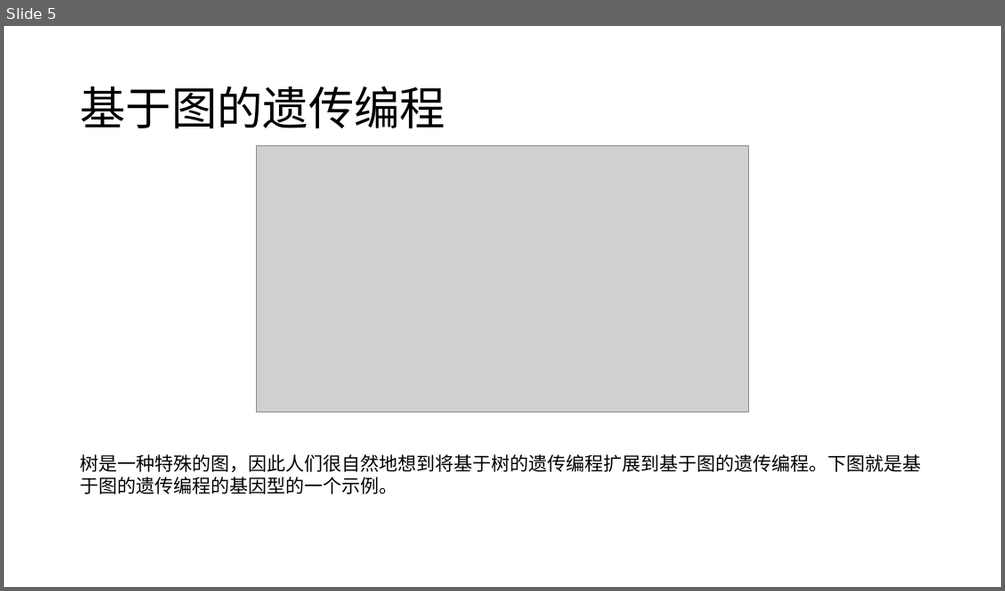
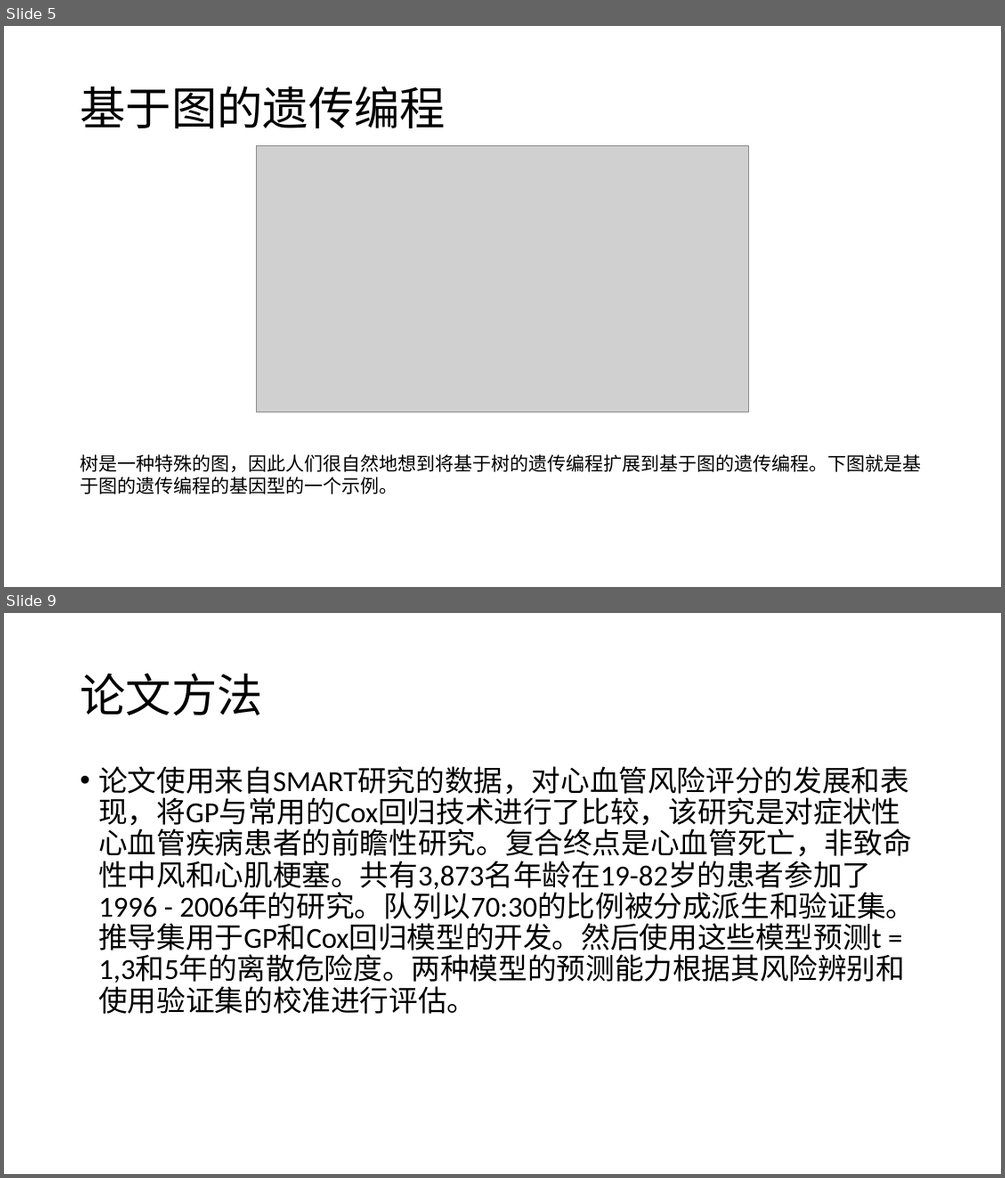
Before and after one commit to likaihz/EAS, a slide deck: dongjianzhou/slide.pptx. Shown one above the other, each under a label of ours: slide 5 before the commit, slides 5 and 9 after it; the slides between them are not shown. The pictures are 1005x591 and 1005x1178 pixels, drawn with LibreOffice and Linux fonts; fonts in the diff are those of the drawing; grey boxes stand for pictures. Boxes give left, top, right and bottom in pixels: in the first picture for what was removed or moved away, otherwise in the second. Text is boxed around its words. In the diff, an @@ line names an element or a change of style, - is before the commit and + after.

Commit message:
修改slide,添加了论文的大众情况

```diff
--- a/dongjianzhou/slide.pptx
+++ b/dongjianzhou/slide.pptx
@@ slide 9 added at (x1=4, y1=613, x2=1001, y2=1174), background #FFFFFF @@
@@ title added at (x1=80, y1=673, x2=262, y2=715), 44 pt, text #000000 @@
+论文方法
@@ text added at (x1=98, y1=766, x2=914, y2=1013), 28 pt, text #000000 @@
+• 论文使用来自SMART研究的数据，对心血管风险评分的发展和表现，将GP与常用的Cox回归技术进行了比较，该研究是对症状性心血管疾病患者的前瞻性研究。复合终点是心血管死亡，非致命性中风和心肌梗塞。共有3,873名年龄在19-82岁的患者参加了1996 - 2006年的研究。队列以70:30的比例被分成派生和验证集。推导集用于GP和Cox回归模型的开发。然后使用这些模型预测t = 1,3和5年的离散危险度。两种模型的预测能力根据其风险辨别和使用验证集的校准进行评估。
```
Also in this commit, not shown: 1 slide changed, 4 other slides added.
